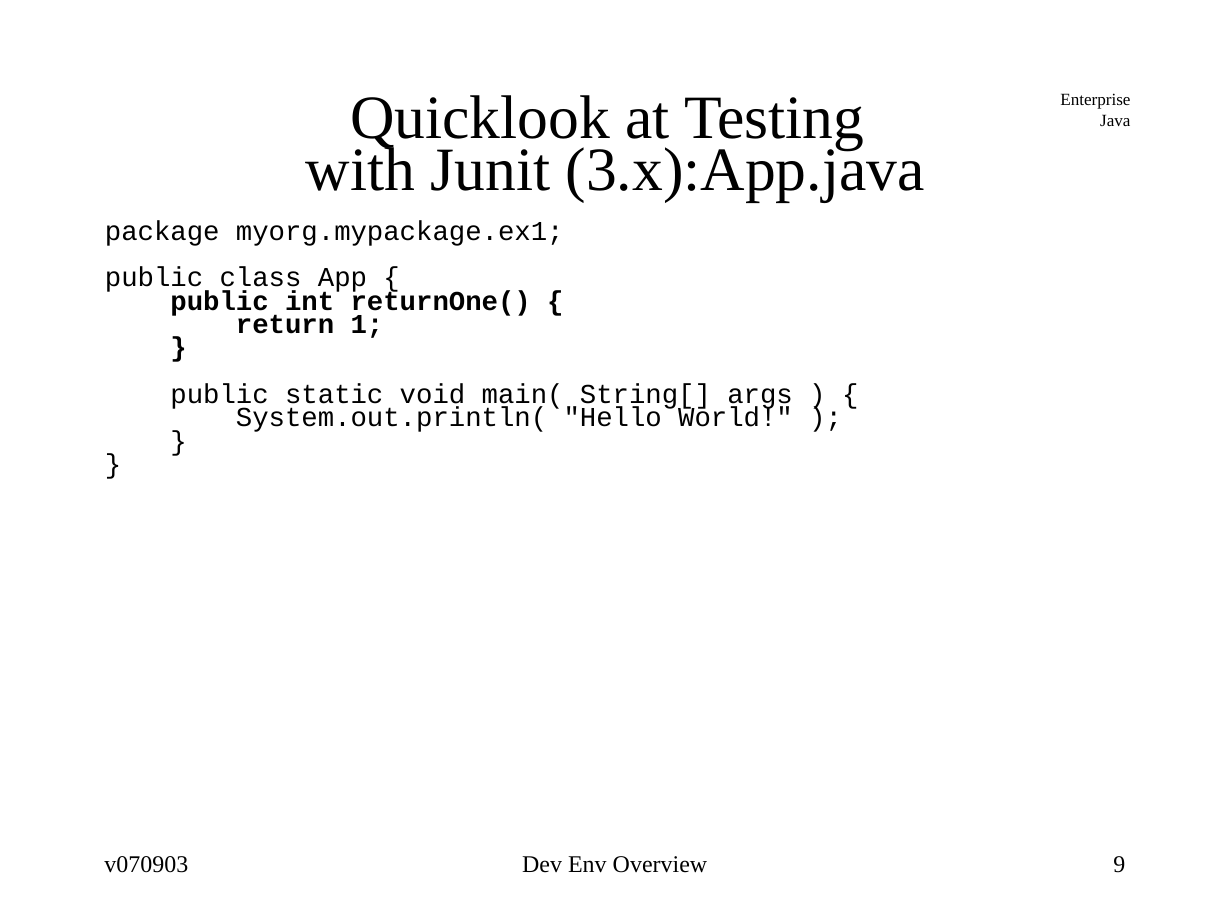
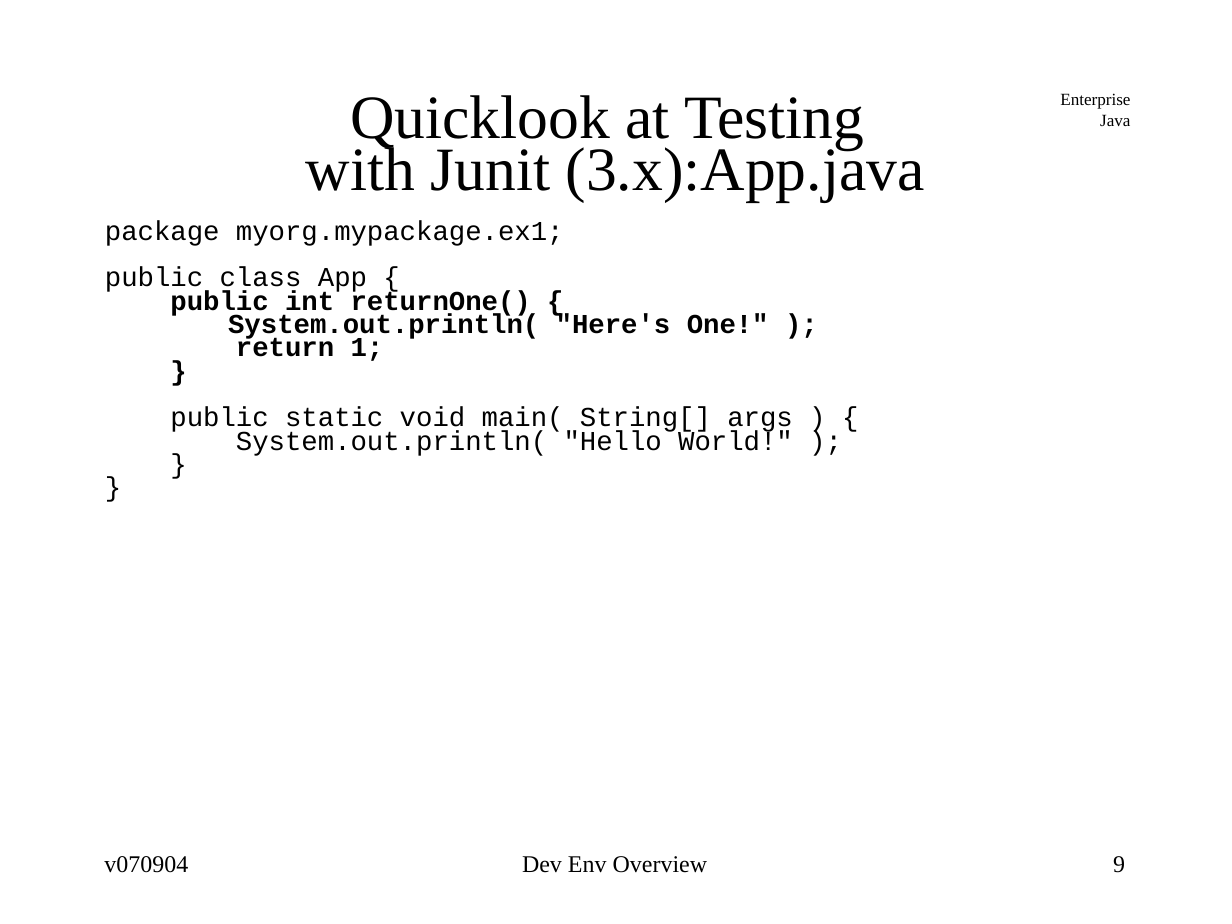
Before and after one commit to jcstaff/ejava-javaee, a slide deck: slide 9 of course-docs/src/site/resources/lectures/ejava-devel.ppt. Drawn at 1232x924 pixels with LibreOffice and Linux fonts; fonts in the diff are those of the drawing. Boxes give left, top, right and bottom in pixels: in the first picture for what was removed or moved away, otherwise in the second. Text is boxed around its words. In the diff, an @@ line names an element or a change of style, - is before the commit and + after.

```diff
--- a/course-docs/src/site/resources/lectures/ejava-devel.ppt
+++ b/course-docs/src/site/resources/lectures/ejava-devel.ppt
@@ text at [228, 314, 769, 341]: paragraph added @@
+System.out.println( "Here's One!" );
@@ text at [104, 856, 188, 873]: text changed @@
-v070903
+v070904
```
Also in this commit, not shown: 25 other slides changed, 26 other files.
